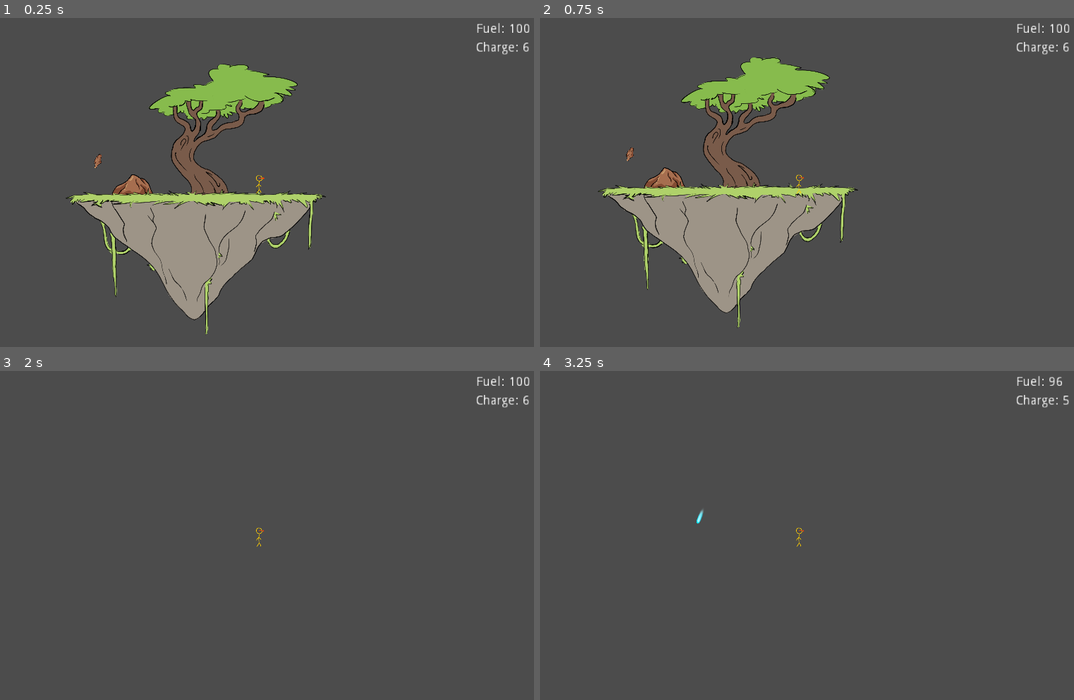
Above: before the commit, frames 1-4 (two rows, left to right).
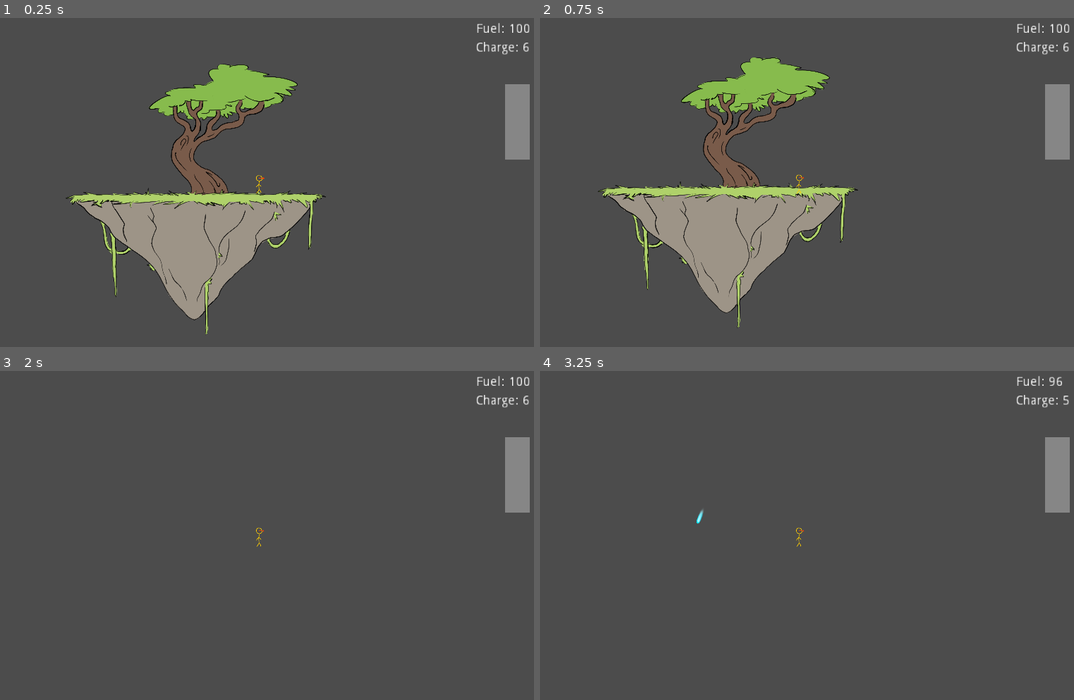
Above: after the commit, the same moments.

Repository: ReneyGG/floating-islands
Game: Godot game, scene res://Scenes/Main.tscn
Two runs of this game, one before a commit and one after it. Both use one fixed random seed, a clock stepped at 60 frames per second and the inputs below.
Inputs (mouse positions are in pixels of both pictures, inside the frame that each line leads up to):
- Up to frame 1 (0.25 s): no input
- Up to frame 2 (0.75 s): tap Enter at 0.5 s; move the mouse to (924, 166) at 0.52 s; hold Right (ui_right) from 0.53 s (still down); tap S (drop) at 0.6 s
- Up to frame 3 (2 s): keep holding Right (ui_right); tap Up (ui_up) at 0.77, 1.52 s; move the mouse to (144, 551) at 1.27 s; tap S (drop) at 1.35 s
- Up to frame 4 (3.25 s): tap Space (jetpack) at 2 s; move the mouse to (855, 463) at 2.02 s; release Right (ui_right) at 2.03 s; hold Left (ui_left) 2.03-2.78 s; hold Space (jetpack) 2.03-2.78 s; tap S (drop) at 2.3, 3.05 s; tap Enter at 2.75 s; move the mouse to (769, 601) at 2.77 s; hold Right (ui_right) from 2.78 s (still down); click (769, 601) at 2.85 s; tap Up (ui_up) at 3.02 s

The runs differ from the first frame. In frame 1, 1.4% of the frame differs, in the area x 17-100%, y 20-54%; in frame 2, 1.4%, in the area x 16-100%, y 20-52%; in frame 3, 1.1%; in frame 4, 1.1%.

Commit message:
rigidbody items pop put of deposists and added bar

Diff:
--- a/Scenes/Islands/DriftingIsland.tscn
+++ b/Scenes/Islands/DriftingIsland.tscn
@@ -9,7 +9,7 @@
 
 [node name="DriftingIsland" type="KinematicBody2D"]
 collision_layer = 2
-collision_mask = 25
+collision_mask = 29
 script = ExtResource( 2 )
 
 [node name="MineralDeposit" parent="." instance=ExtResource( 3 )]
--- a/Scenes/Islands/HubIsland.tscn
+++ b/Scenes/Islands/HubIsland.tscn
@@ -6,8 +6,8 @@
 extents = Vector2( 655, 20 )
 
 [node name="HubIsland" type="StaticBody2D"]
-collision_layer = 2
-collision_mask = 25
+collision_layer = 6
+collision_mask = 31
 
 [node name="HubIslandSprite" type="Sprite" parent="."]
 texture = ExtResource( 1 )
--- a/Scenes/Islands/IslandSpawner.tscn
+++ b/Scenes/Islands/IslandSpawner.tscn
@@ -2,7 +2,6 @@
 
 [ext_resource path="res://Scripts/IslandSpawner.gd" type="Script" id=1]
 [ext_resource path="res://Scenes/Islands/DriftingIsland.tscn" type="PackedScene" id=2]
-
 
 [node name="IslandSpawner" type="Node2D"]
 script = ExtResource( 1 )
--- a/Scenes/Main.tscn
+++ b/Scenes/Main.tscn
@@ -1,10 +1,8 @@
-[gd_scene load_steps=6 format=2]
+[gd_scene load_steps=4 format=2]
 
 [ext_resource path="res://Scenes/Player/Player.tscn" type="PackedScene" id=1]
 [ext_resource path="res://Scenes/Islands/HubIsland.tscn" type="PackedScene" id=2]
-[ext_resource path="res://Scenes/ResourceDeposits/MineralDeposit.tscn" type="PackedScene" id=3]
 [ext_resource path="res://Scenes/Islands/IslandSpawner.tscn" type="PackedScene" id=4]
-[ext_resource path="res://Scenes/ResourceDeposits/ResourceDrop.tscn" type="PackedScene" id=5]
 
 [node name="Main" type="Node2D"]
 
@@ -25,13 +23,7 @@
 drift_direction = 1
 
 [node name="HubIsland" parent="Islands" instance=ExtResource( 2 )]
-
-[node name="MineralDeposit" parent="Islands/HubIsland" instance=ExtResource( 3 )]
-show_behind_parent = true
-position = Vector2( -340, -80 )
-
-[node name="ResourceDrop" parent="Islands/HubIsland" instance=ExtResource( 5 )]
-position = Vector2( -536.606, -213.539 )
+collision_mask = 29
 
 [node name="Player" parent="." instance=ExtResource( 1 )]
 position = Vector2( 340, -140 )
--- a/Scenes/Player/Player.tscn
+++ b/Scenes/Player/Player.tscn
@@ -1,17 +1,20 @@
-[gd_scene load_steps=6 format=2]
+[gd_scene load_steps=8 format=2]
 
 [ext_resource path="res://Scripts/Player.gd" type="Script" id=1]
 [ext_resource path="res://Assets/Placeholders/player.png" type="Texture" id=2]
 [ext_resource path="res://Scripts/MiningLaser.gd" type="Script" id=3]
 [ext_resource path="res://Scenes/Projectiles/MiningLaserBolt.tscn" type="PackedScene" id=4]
+[ext_resource path="res://Assets/Placeholders/bar_texture.png" type="Texture" id=5]
 
 [sub_resource type="CapsuleShape2D" id=1]
 radius = 30.0
 height = 51.8392
 
+[sub_resource type="CircleShape2D" id=2]
+radius = 209.705
+
 [node name="Player" type="KinematicBody2D"]
 position = Vector2( 0.418121, -9.19865 )
-collision_mask = 2
 script = ExtResource( 1 )
 
 [node name="Sprite" type="Sprite" parent="."]
@@ -33,6 +36,25 @@
 margin_bottom = -851.475
 rect_scale = Vector2( 5, 5 )
 text = "Fuel: 100"
+__meta__ = {
+"_edit_use_anchors_": false
+}
+
+[node name="TextureProgress" type="TextureProgress" parent="Camera"]
+margin_left = 1341.0
+margin_top = -540.0
+margin_right = 1474.0
+margin_bottom = -128.0
+max_value = 15.0
+texture_under = ExtResource( 5 )
+texture_progress = ExtResource( 5 )
+fill_mode = 3
+tint_under = Color( 0.529412, 0.529412, 0.529412, 1 )
+tint_progress = Color( 0.619608, 0.47451, 0.0431373, 1 )
+nine_patch_stretch = true
+__meta__ = {
+"_edit_use_anchors_": false
+}
 
 [node name="JumpTimer" type="Timer" parent="."]
 
@@ -58,5 +80,12 @@
 margin_bottom = -718.0
 rect_scale = Vector2( 5, 5 )
 text = "Charge: 6"
+
+[node name="LootRange" type="Area2D" parent="."]
+collision_mask = 4
+
+[node name="CollisionShape2D" type="CollisionShape2D" parent="LootRange"]
+shape = SubResource( 2 )
 [connection signal="timeout" from="MiningLaser/RechargeWait" to="MiningLaser" method="_on_RechargeWait_timeout"]
 [connection signal="timeout" from="MiningLaser/RechargeTime" to="MiningLaser" method="_on_RechargeTime_timeout"]
+[connection signal="body_entered" from="LootRange" to="." method="_on_LootRange_body_entered"]
--- a/Scenes/ResourceDeposits/ResourceDrop.tscn
+++ b/Scenes/ResourceDeposits/ResourceDrop.tscn
@@ -4,11 +4,16 @@
 [ext_resource path="res://Scripts/ResourceDrop.gd" type="Script" id=2]
 
 [sub_resource type="RectangleShape2D" id=1]
-extents = Vector2( 19.691, 10 )
+extents = Vector2( 6, 6 )
 
-[node name="ResourceDrop" type="KinematicBody2D"]
+[node name="ResourceDrop" type="RigidBody2D" groups=[
+"resource",
+]]
+z_index = 3
 collision_layer = 4
-collision_mask = 0
+collision_mask = 2
+gravity_scale = 10.0
+angular_damp = 5.0
 script = ExtResource( 2 )
 
 [node name="Sprite" type="Sprite" parent="."]
@@ -16,5 +21,4 @@
 texture = ExtResource( 1 )
 
 [node name="CollisionShape2D" type="CollisionShape2D" parent="."]
-position = Vector2( -0.570877, 13.8724 )
 shape = SubResource( 1 )
--- a/Scripts/MineralDeposit.gd
+++ b/Scripts/MineralDeposit.gd
@@ -1,6 +1,6 @@
 extends Area2D
 
-export var size = 2
+export var size = 10
 onready var health = size
 export var toughness = 1
 
@@ -9,8 +9,8 @@
 	var item_instance = item.instance()
 	#item_instance.type = "x"
 	#item_instance.sprite = "x"
-	item_instance.global_position = self.position
-	get_parent().add_child(item_instance)
+	item_instance.global_position = self.global_position
+	get_parent().get_parent().get_parent().get_parent().add_child(item_instance) #not a fan but if it works it works lmao
 
 func _on_MineralDeposit_area_entered(body):
 	if body.is_in_group("MiningLaserBolt") and body.power >= toughness:
--- a/Scripts/Player.gd
+++ b/Scripts/Player.gd
@@ -18,6 +18,7 @@
 onready var sprite = get_node("Sprite")
 onready var jump_timer = get_node("JumpTimer")
 onready var fuel_label = get_node("Camera/FuelLabel")
+onready var equip_load = get_node("Camera/TextureProgress")
 
 func _ready():
 	jetpack_fuel = jetpack_maxfuel
@@ -79,3 +80,8 @@
 
 	sprite.scale.x = lerp(sprite.scale.x, 1, 0.2)
 	sprite.scale.y = lerp(sprite.scale.y, 1, 0.2)
+
+func _on_LootRange_body_entered(body):
+	if body.is_in_group("resource") and equip_load.value < 15:
+		body.loot()
+		equip_load.value += 1
--- a/Scripts/ResourceDrop.gd
+++ b/Scripts/ResourceDrop.gd
@@ -1,10 +1,27 @@
-extends KinematicBody2D
+extends RigidBody2D
 
 var type = "iron"
 var sprite = "res://Assets/Placeholders/mineral-deposit-hanging.png"
+var go = false
+var pos
 
-func _read():
+onready var player = get_parent().get_node("Player")
+
+func _ready():
 	get_node("Sprite").texture = load(sprite)
+	var random = RandomNumberGenerator.new()
+	random.randomize()
+	var liny = random.randi_range(320,400)
+	var linx = random.randi_range(-120,120)
+	print(linx)
+	linear_velocity = Vector2(linx,-liny)
+	angular_velocity = 30
+
+#func _physics_process(_delta):
+#	if go:
+#		pos = player.get_node("Camera/FuelLabel").rect_position
+#		add_central_force(Vector2(1183,-300))
 
 func loot():
+	#go = true
 	queue_free()
Binary file added: Assets/Placeholders/bar_texture.png
Not shown, added: Assets/Placeholders/bar_texture.png.import
